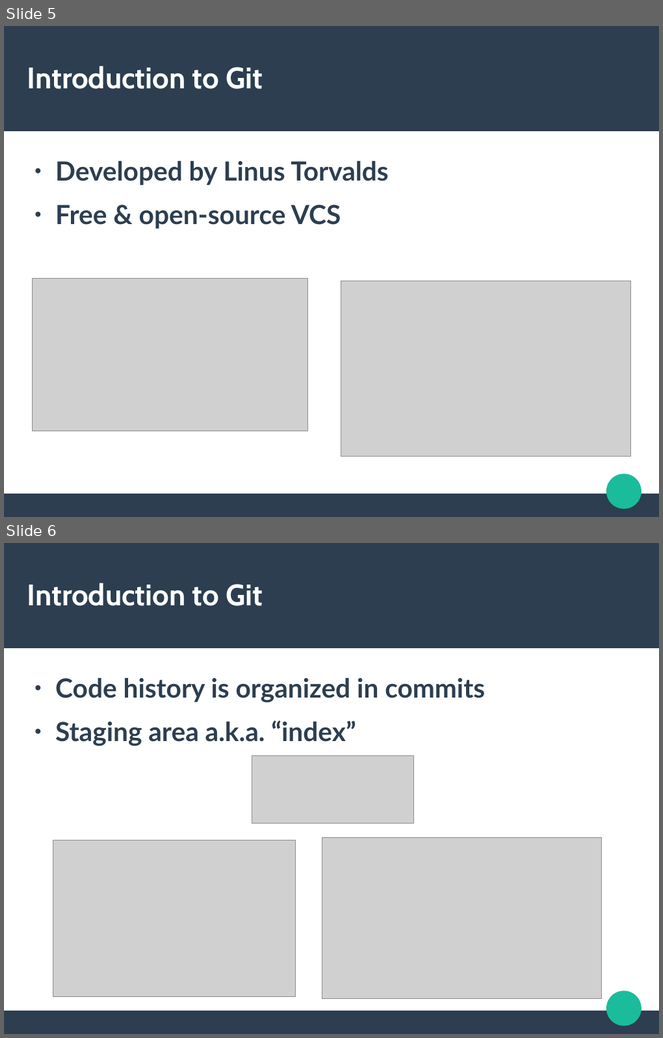
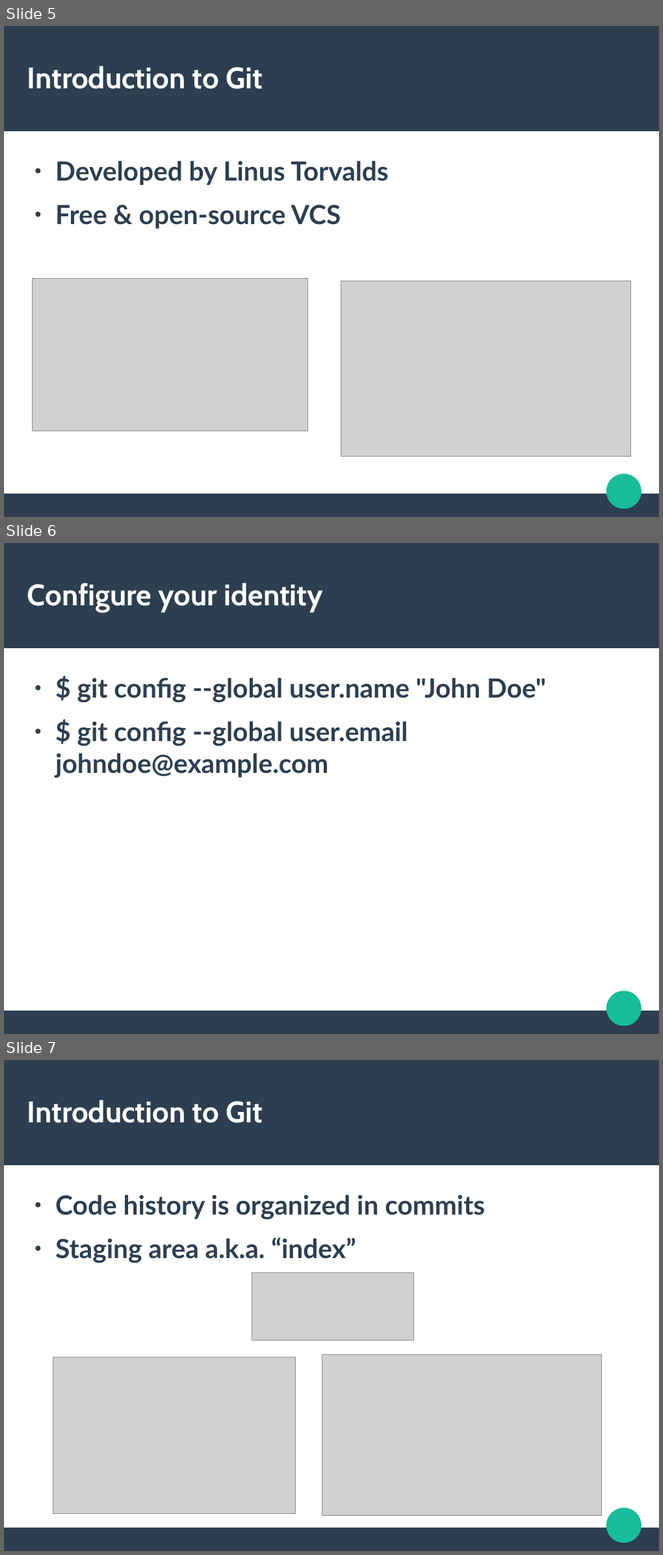
Before and after one commit to SSTIA/git-seminar, a slide deck: GitSeminar.odp. Shown one above the other, each under a label of ours: slides 5 and 6 before the commit, slides 5, 6 and 7 after it. The pictures are 663x1038 and 663x1555 pixels, drawn with LibreOffice and Linux fonts; fonts in the diff are those of the drawing; grey boxes stand for pictures. Boxes give left, top, right and bottom in pixels: in the first picture for what was removed or moved away, otherwise in the second. Text is boxed around its words. In the diff, an @@ line names an element or a change of style, - is before the commit and + after.

```diff
--- a/GitSeminar.odp
+++ b/GitSeminar.odp
@@ slide 6 added at (4, 543, 659, 1034), background #FFFFFF; not listed: 3 template elements that a slide beside it also shows @@
@@ title added at (27, 583, 324, 613), 36 pt, text #FFFFFF, bold @@
+Configure your identity
@@ text added at (55, 678, 546, 778), 32 pt, text #2C3E50, bold @@
+● $ git config --global user.name "John Doe"
+● $ git config --global user.email johndoe@example.com
@@ what was slide 6 is now slide 7 @@
```
Also in this commit, not shown: 1 other slide added, 1 other file.
